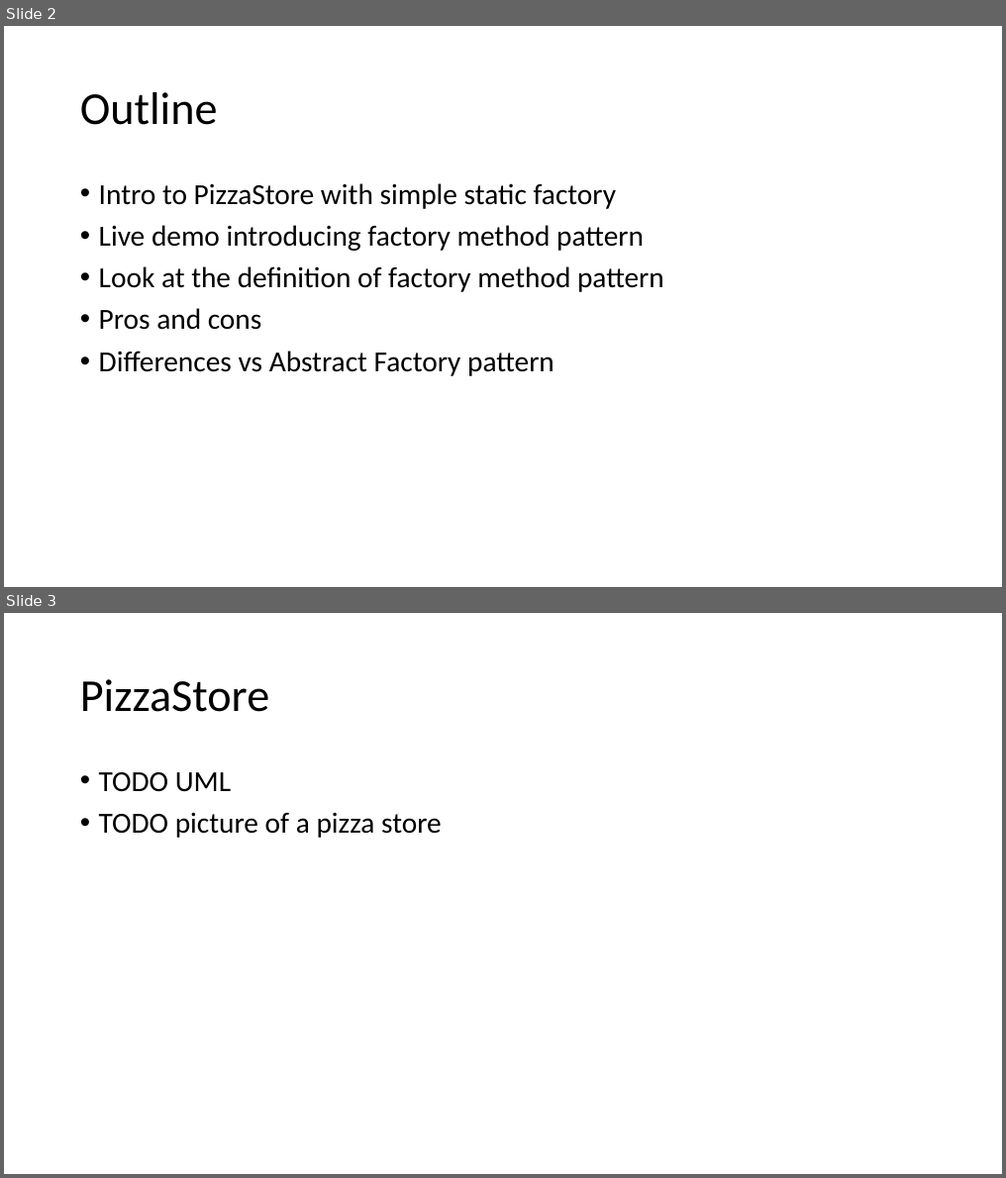
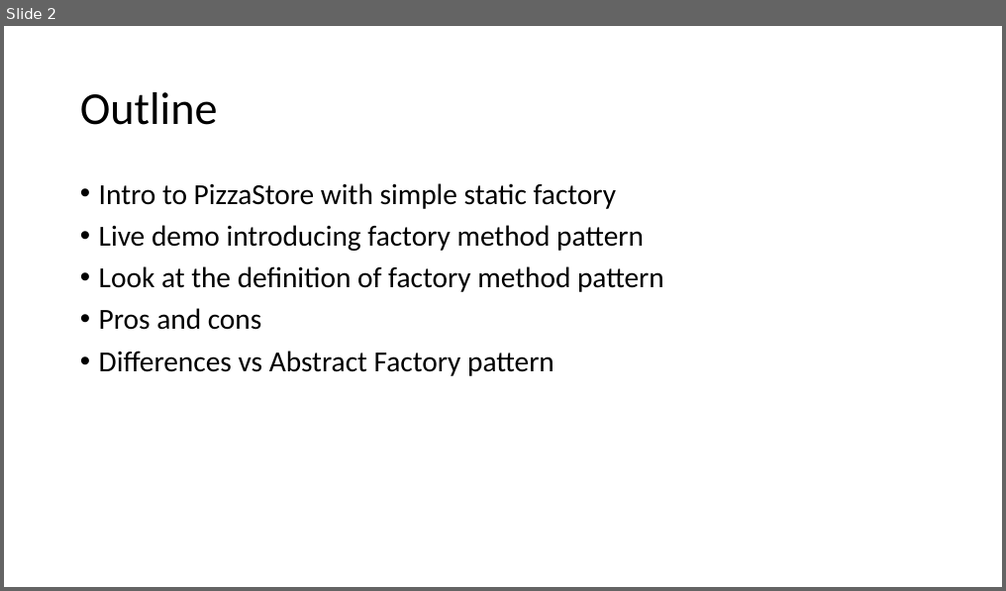
Before and after one commit to crsdrw/patterns, a slide deck: Patterns/docs/Factory Method.pptx. Shown one above the other, each under a label of ours: slides 2 and 3 before the commit, slide 2 after it. The pictures are 1006x1178 and 1006x591 pixels, drawn with LibreOffice and Linux fonts; fonts in the diff are those of the drawing. Boxes give left, top, right and bottom in pixels: in the first picture for what was removed or moved away, otherwise in the second. Text is boxed around its words. In the diff, an @@ line names an element or a change of style, - is before the commit and + after.

```diff
--- a/Patterns/docs/Factory Method.pptx
+++ b/Patterns/docs/Factory Method.pptx
@@ slide 3 removed at (4,613,1002,1174), background #FFFFFF @@
@@ title removed at (80,679,269,712) @@
-PizzaStore
@@ text removed at (99,772,442,838) @@
-• TODO UML
-• TODO picture of a pizza store
```
Also in this commit, not shown: 2 slides changed, 3 slides added, 2 other files.
